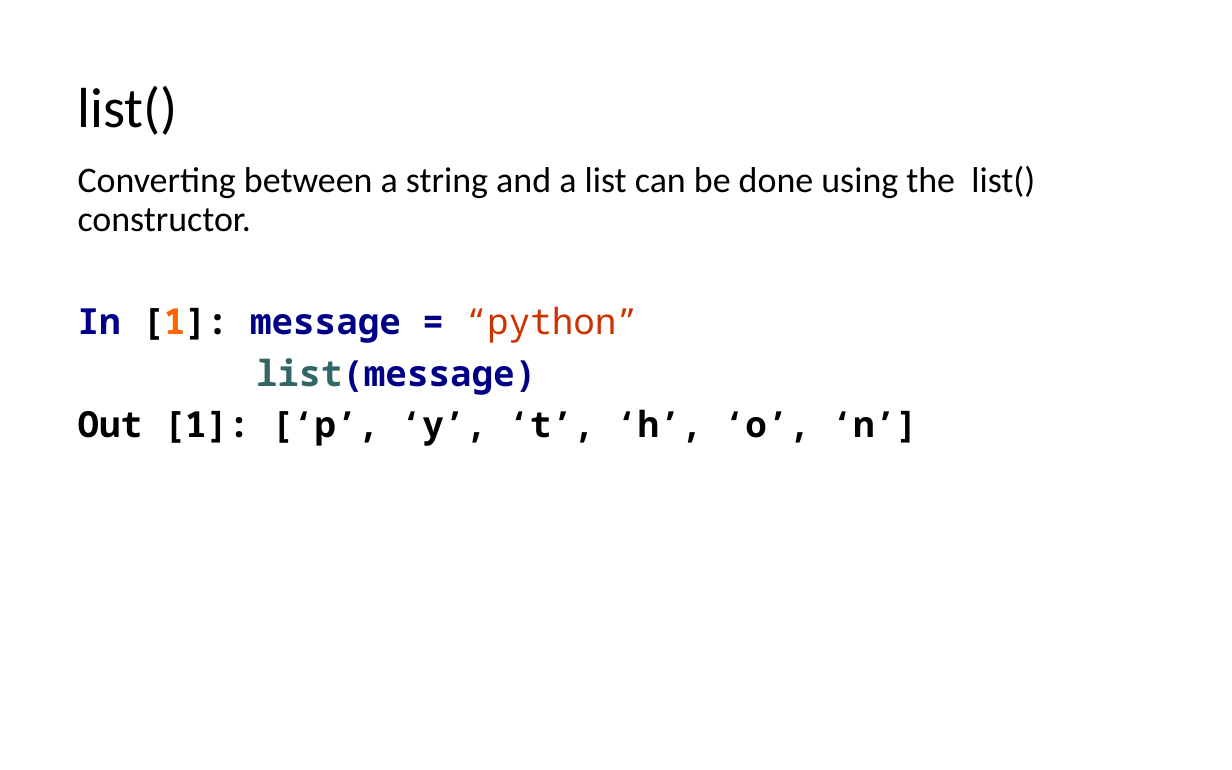
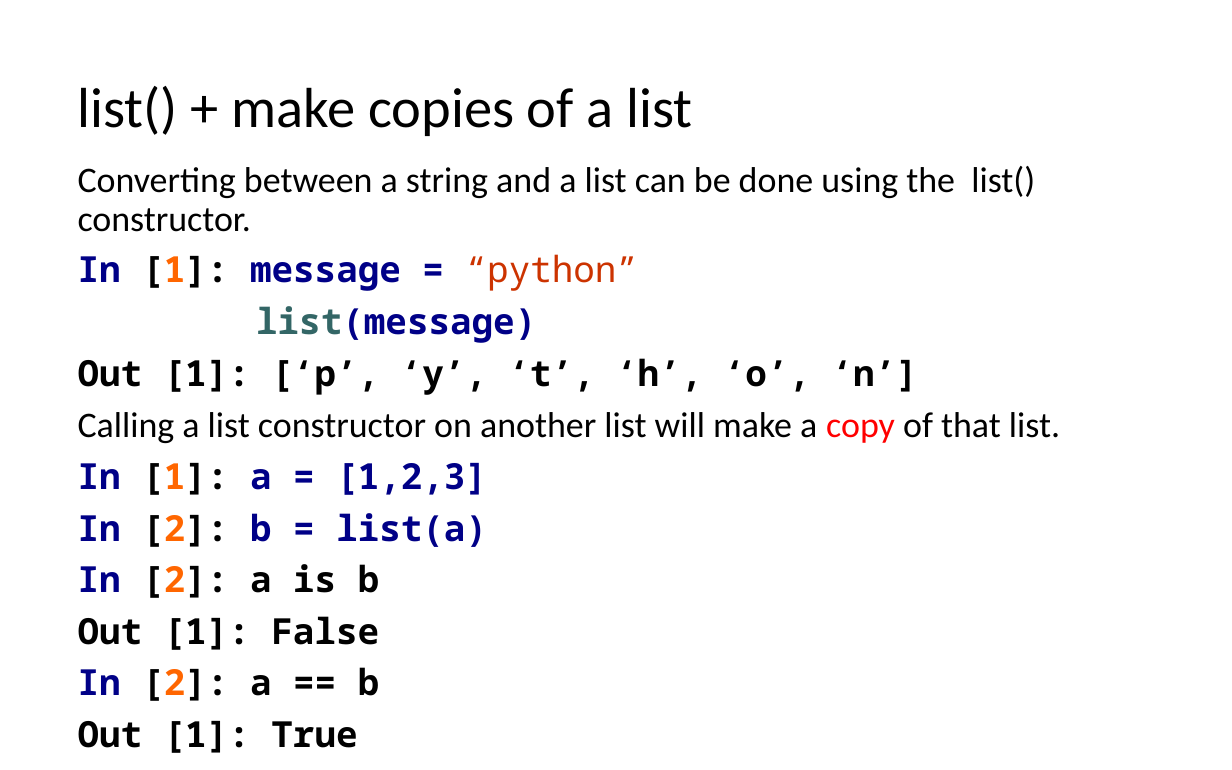
Before and after one commit to LongBaoNguyen/longbaonguyen.github.io, a slide deck: slide 18 of courses/apcsp/lect6.pptx. Drawn at 1232x770 pixels with LibreOffice and Linux fonts; fonts in the diff are those of the drawing. Boxes give left, top, right and bottom in pixels: in the first picture for what was removed or moved away, otherwise in the second. Text is boxed around its words. In the diff, an @@ line names an element or a change of style, - is before the commit and + after.

```diff
--- a/courses/apcsp/lect6.pptx
+++ b/courses/apcsp/lect6.pptx
@@ title at (x1=78, y1=86, x2=693, y2=136): text changed @@
-list()
+list() + make copies of a list
@@ text at (x1=78, y1=412, x2=1060, y2=753): paragraphs added @@
+Calling a list constructor on another list will make a copy of that list.
+In [1]: a = [1,2,3]
+In [2]: b = list(a)
+In [2]: a is b
+Out [1]: False
+In [2]: a == b
+Out [1]: True
```
Also in this commit, not shown: 2 other files.
